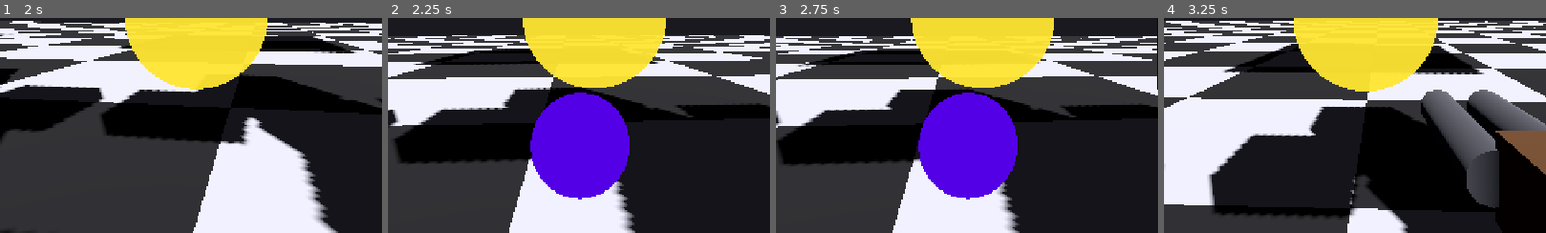
Above: before the commit, frames 1-4 (left to right).
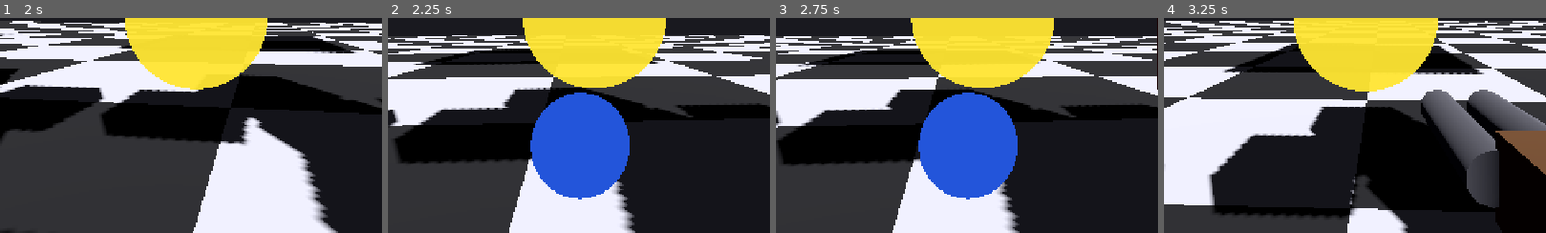
Above: after the commit, the same moments.

Repository: radomirsky/190K-G.O.P
Game: Godot game, scene res://main.tscn
Two runs of this game, one before a commit and one after it. Both use one fixed random seed, a clock stepped at 60 frames per second and the inputs below.
Inputs (mouse positions are % of the whole screen's width and height, from its top left):
- Up to frame 1 (2 s): tap Enter at 0.5 s; move the mouse to (55, 50) at 0.52 s; hold W from 0.53 s (still down); tap E at 0.6 s; click (55, 50) at 0.67 s; tap Space at 0.77, 1.52 s; move the mouse to (45, 50) at 1.27 s; tap Shift at 1.35 s
- Up to frame 2 (2.25 s): keep holding W; move the mouse to (52, 48) at 2.02 s; tap 1 at 2.1 s
- Up to frame 3 (2.75 s): keep holding W
- Up to frame 4 (3.25 s): keep holding W; move the mouse to (49, 52) at 2.77 s; tap 2 at 2.85 s; click (49, 52) at 2.92 s; tap Space at 3.02 s
The pictures show only the part of the screen within x 23-73%, y 50-100%; the shares and areas given below are measured in that part.

Frame 1 is identical in both runs. In frame 2, 10% of the frame differs, in the area x 37-64%, y 34-85%; in frame 3, 10%; in frame 4, nothing differs.
Error before the commit: Invalid assignment of property or key 'ring_radius' with value of type 'float' on a base object of type 'TorusMesh'. (res://player.gd:1489)
Error after the commit: Invalid assignment of property or key 'ring_radius' with value of type 'float' on a base object of type 'TorusMesh'. (res://player.gd:1490)

Commit message:
Аниматрон: автонаведение на врага и материал в стиле рельсотрона
Made-with: Cursor

Diff:
--- a/player.gd
+++ b/player.gd
@@ -1476,11 +1476,12 @@
 	sm.height = 0.18
 	core.mesh = sm
 	var mat := StandardMaterial3D.new()
-	mat.albedo_color = Color(0.02, 0.02, 0.03, 1.0)
+	# Стиль "рельсотрона": тёмный металл + холодное голубое свечение.
+	mat.albedo_color = Color(0.18, 0.18, 0.2, 1.0)
 	mat.emission_enabled = true
-	mat.emission = Color(0.2, 0.0, 0.55, 1.0)
-	mat.emission_energy_multiplier = 1.65
-	mat.roughness = 0.25
+	mat.emission = Color(0.15, 0.35, 0.9, 1.0)
+	mat.emission_energy_multiplier = 0.95
+	mat.roughness = 0.35
 	core.set_surface_override_material(0, mat)
 	_animatron_node.add_child(core)
 	var ring := MeshInstance3D.new()
@@ -1493,11 +1494,11 @@
 	ring.mesh = tm
 
 	var rmat := StandardMaterial3D.new()
-	rmat.albedo_color = Color(0.13, 0.13, 0.14, 1.0)
+	rmat.albedo_color = Color(0.22, 0.26, 0.34, 1.0)
 	rmat.emission_enabled = true
-	rmat.emission = Color(0.45, 0.1, 0.85, 1.0)
-	rmat.emission_energy_multiplier = 0.9
-	rmat.roughness = 0.5
+	rmat.emission = Color(0.15, 0.45, 1.0, 1.0)
+	rmat.emission_energy_multiplier = 0.7
+	rmat.roughness = 0.55
 	ring.set_surface_override_material(0, rmat)
 	ring.rotation = Vector3(PI / 2.0, 0.0, 0.0)
 	_animatron_node.add_child(ring)
@@ -1603,7 +1604,7 @@
 	scene.add_child(bh)
 	var ad := _aim_ray_from_dir()
 	var from: Vector3 = ad[0]
-	var dir: Vector3 = (ad[1] as Vector3).normalized()
+	var dir: Vector3 = _animatron_aim_dir()
 	# Стартуем рядом с камерой и летим по лучу.
 	bh.global_position = from + dir * 1.25
 	if bh.has_method("set"):
@@ -1614,6 +1615,34 @@
 		bh.set("fly_speed", animatron_blackhole_fly_speed)
 	if bh.has_method("set_initial_velocity"):
 		bh.call("set_initial_velocity", dir * animatron_blackhole_fly_speed)
+
+
+func _animatron_aim_dir() -> Vector3:
+	# Автонаведение: если враг близко к прицелу, летим в него; иначе — по прямому лучу.
+	var ad := _aim_ray_from_dir()
+	var from: Vector3 = ad[0]
+	var fwd: Vector3 = (ad[1] as Vector3).normalized()
+	var best: Node3D = null
+	var best_score := -INF
+	var max_d2 := _eff_grapple_max_range() * _eff_grapple_max_range()
+	for node in get_tree().get_nodes_in_group("enemy"):
+		if not node is Node3D:
+			continue
+		var e := node as Node3D
+		var to := (e.global_position + Vector3(0.0, 2.0, 0.0)) - from
+		var d2 := to.length_squared()
+		if d2 <= 0.0001 or d2 > max_d2:
+			continue
+		var dir := to.normalized()
+		var dot := fwd.dot(dir)
+		# Чем ближе к центру прицела и чем ближе по дистанции — тем лучше.
+		var score := dot * 2.0 - sqrt(d2) * 0.01
+		if dot > 0.93 and score > best_score:
+			best_score = score
+			best = e
+	if best != null:
+		return ((best.global_position + Vector3(0.0, 2.0, 0.0)) - from).normalized()
+	return fwd
 
 func _physics_process(delta: float) -> void:
 	if not is_on_floor():
